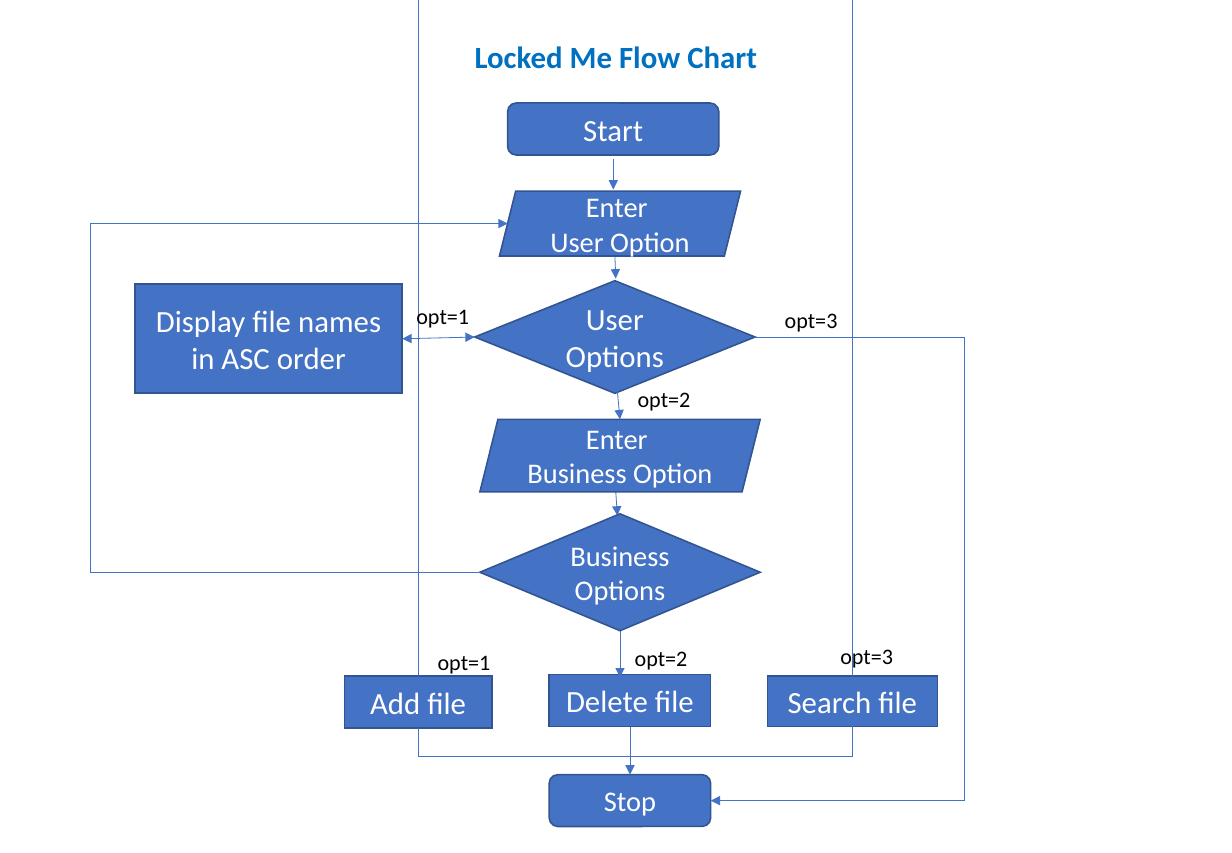
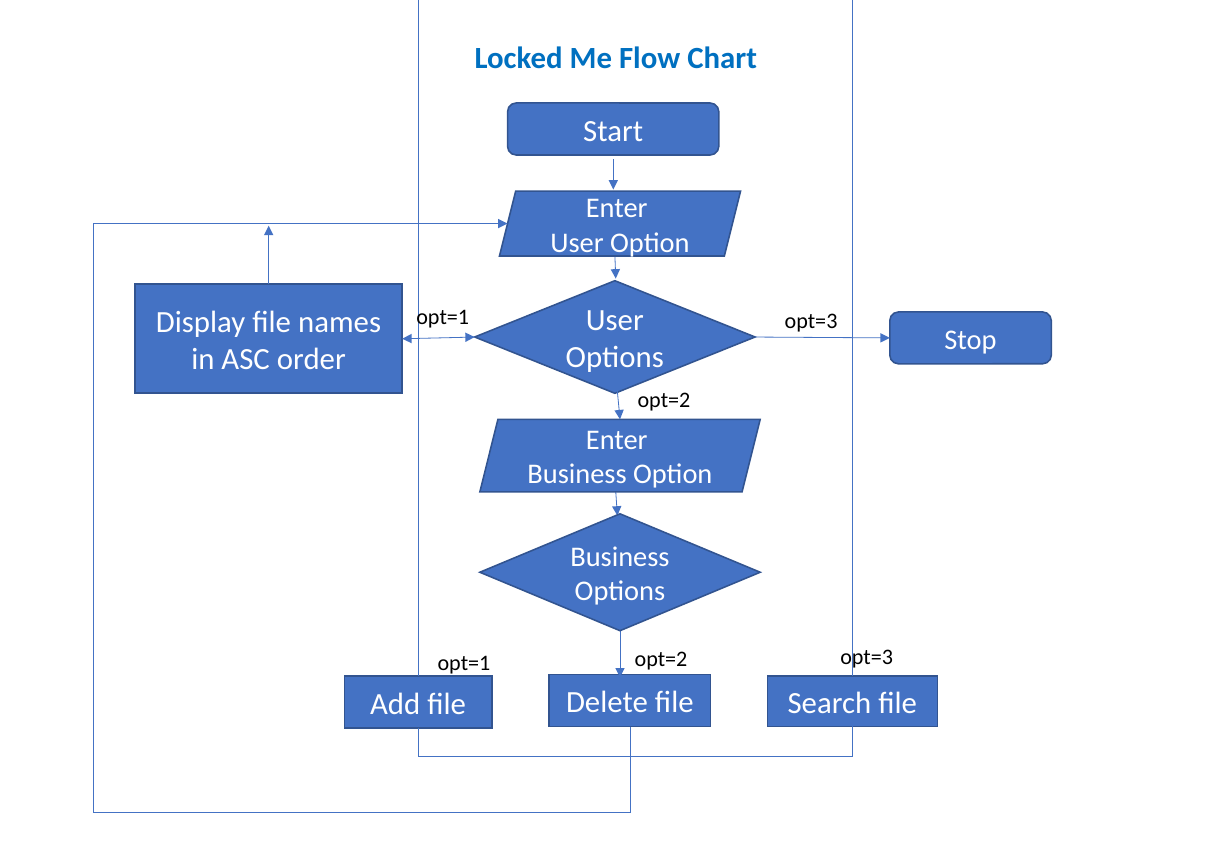
Before and after one commit to pravallikamutyala/lockers-lockedme, a slide deck: slide 1 of flow-chart.pptx. Drawn at 1232x853 pixels with LibreOffice and Linux fonts; fonts in the diff are those of the drawing. Boxes give left, top, right and bottom in pixels: in the first picture for what was removed or moved away, otherwise in the second. Text is boxed around its words. In the diff, an @@ line names an element or a change of style, - is before the commit and + after.

```diff
--- a/flow-chart.pptx
+++ b/flow-chart.pptx
@@ elbow arrow moved from (480, 572) - (507, 224) to (630, 727) - (507, 224) @@
@@ arrow moved from (630, 727) - (630, 775) to (268, 284) - (268, 225) @@
@@ rounded rectangle "Stop": place and size @@
-rounded rectangle "Stop" at [549, 775, 711, 827]
+rounded rectangle "Stop" at [890, 312, 1051, 364]
@@ elbow arrow removed from (755, 337) to (711, 801) @@
@@ arrow added from (755, 337) to (890, 338), #4472C4 0.5 pt @@
```
Also in this commit, not shown: 12 other files.
